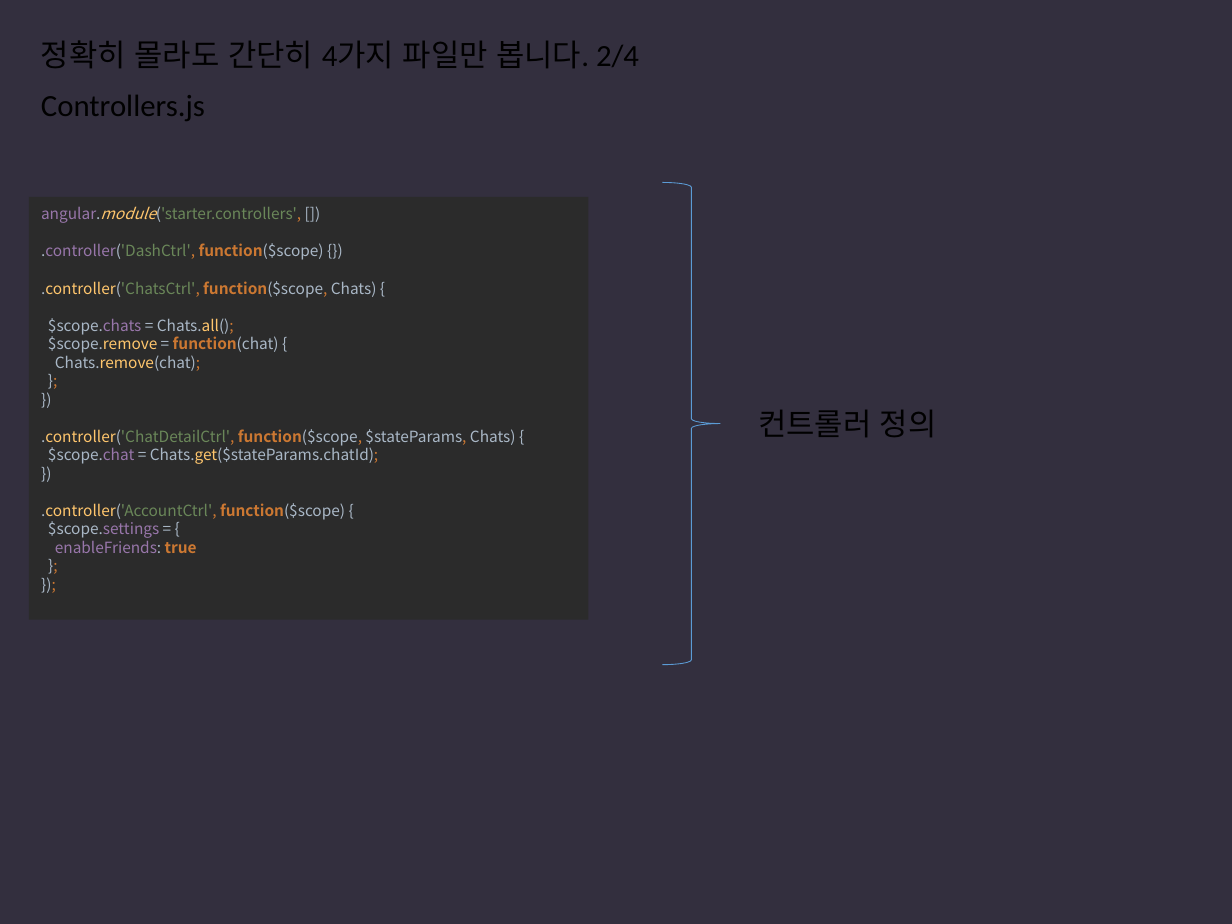
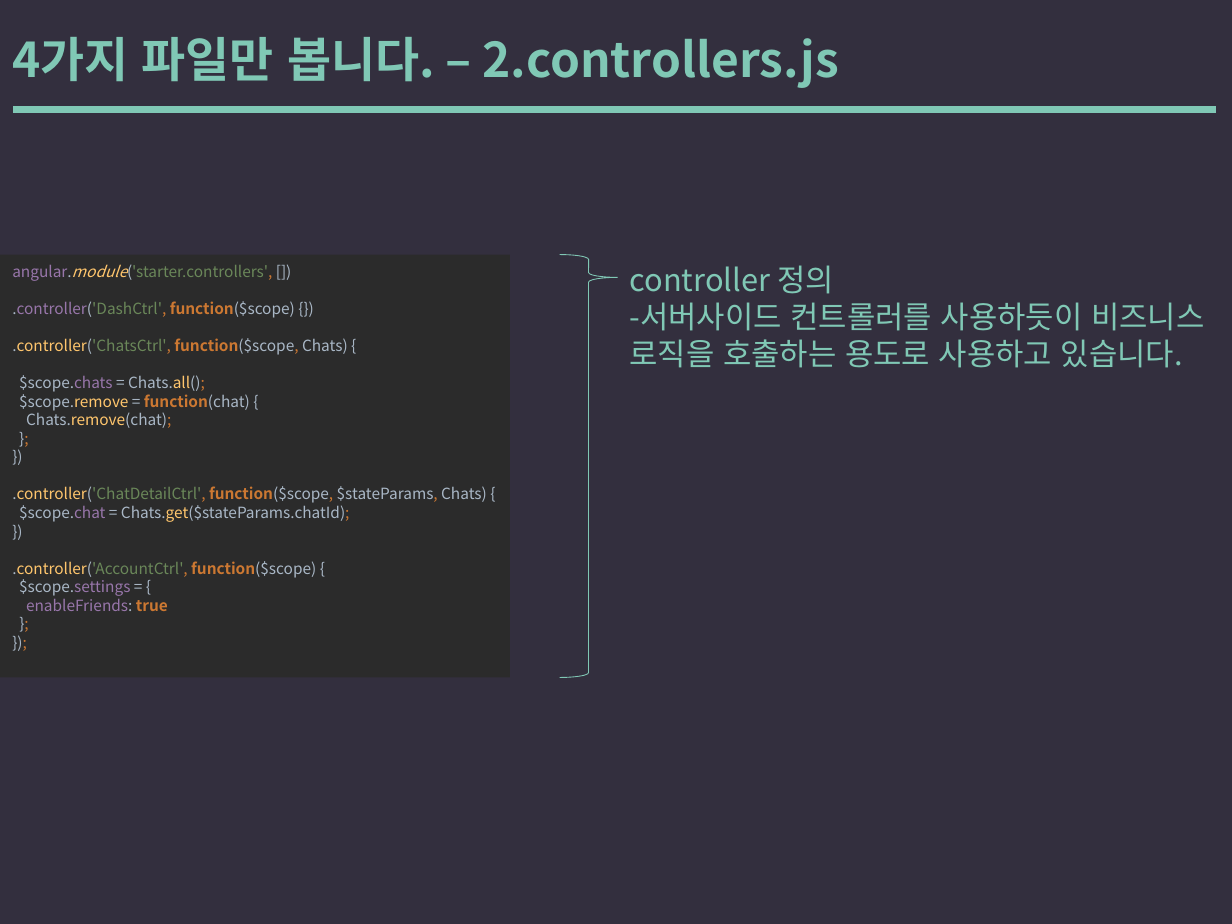
Before and after one commit to yysstory/mozzi, a slide deck: slide 23 of DOCS/1.pptx. Drawn at 1232x924 pixels with LibreOffice and Linux fonts; fonts in the diff are those of the drawing. Boxes give left, top, right and bottom in pixels: in the first picture for what was removed or moved away, otherwise in the second. Text is boxed around its words. In the diff, an @@ line names an element or a change of style, - is before the commit and + after.

```diff
--- a/DOCS/1.pptx
+++ b/DOCS/1.pptx
@@ text at <box>12,37,839,88</box>: text changed; size 18 to 28 pt; font Calibri to Noto Sans CJK KR; text colour #000000 to #80C8B5; bold on @@
-정확히 몰라도 간단히 4가지 파일만 봅니다. 2/4
+4가지 파일만 봅니다. – 2.controllers.js
@@ line added from (16, 110) to (1212, 110), #80C8B5 4 pt @@
@@ text removed at <box>41,95,205,121</box> @@
-Controllers.js
@@ rectangle "angular.module('starter.controllers', []) .controller('DashC ...": place and size @@
-rectangle "angular.module('starter.controllers', []) .controller('DashC ..." at <box>28,197,588,620</box>
+rectangle "angular.module('starter.controllers', []) .controller('DashC ..." at <box>0,255,510,678</box>
@@ right brace: place and size @@
-right brace at <box>663,182,721,664</box>
+right brace at <box>559,255,617,678</box>
@@ right brace at <box>559,255,617,678</box>: outline #5B9BD5 0.5 pt to #80C8B5 0.5 pt; proportions changed @@
@@ text at <box>630,265,1204,368</box>: text changed; font Calibri to Noto Sans CJK KR; text colour #000000 to #80C8B5 @@
-컨트롤러 정의
+controller 정의
+-서버사이드 컨트롤러를 사용하듯이 비즈니스
+로직을 호출하는 용도로 사용하고 있습니다.
```
Also in this commit, not shown: 27 other slides changed.
